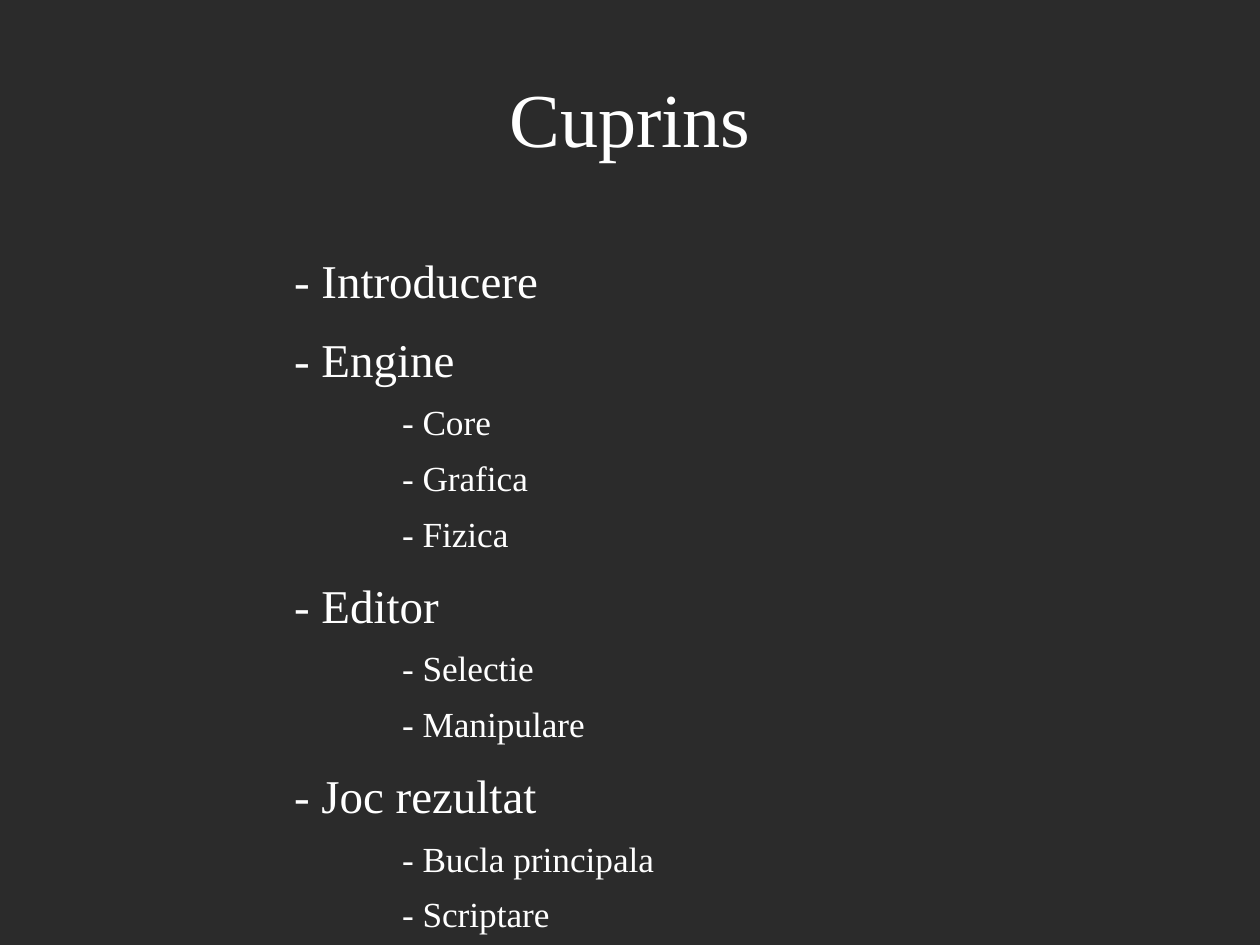
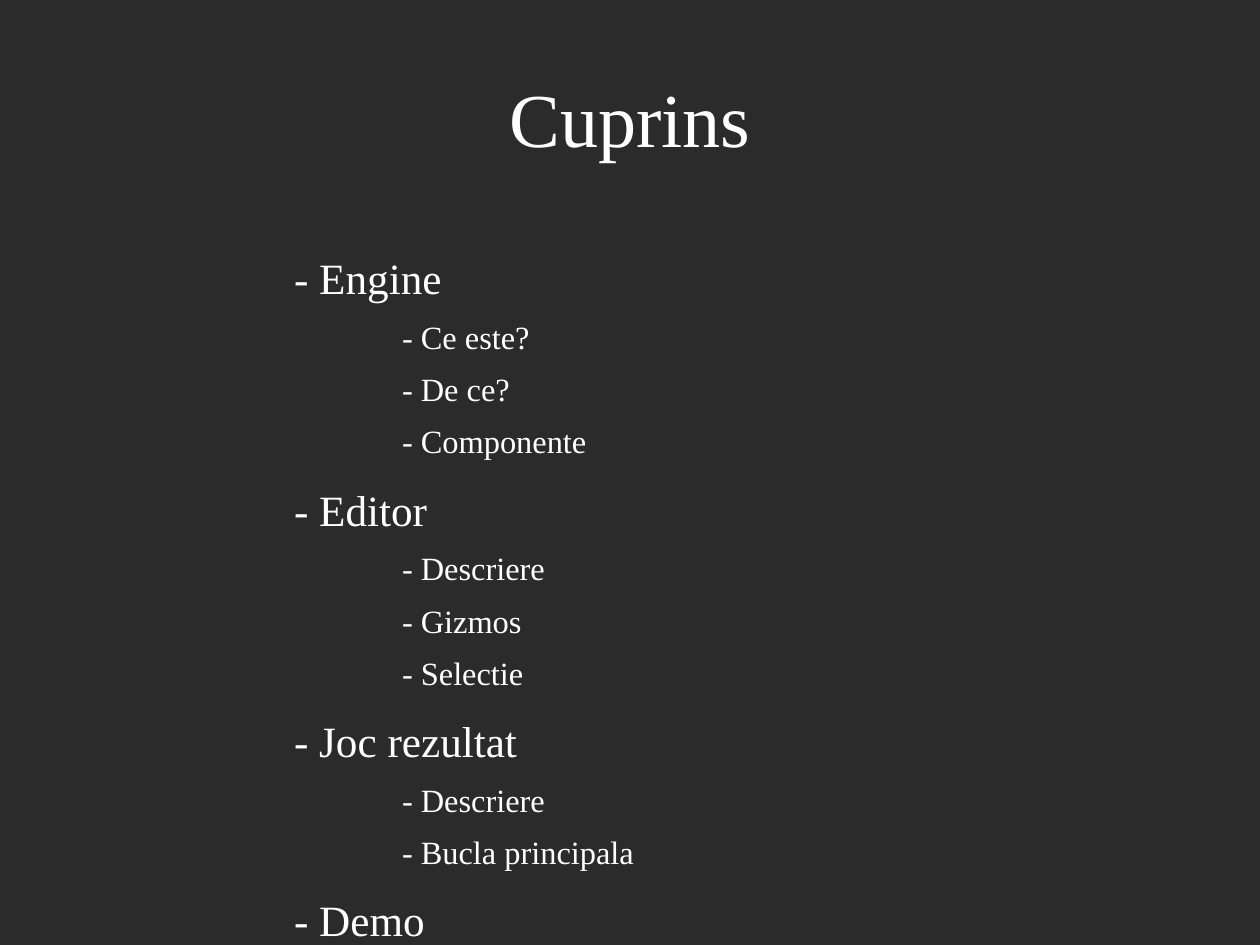
Before and after one commit to AlexandruScutaru/Licenta2019AlexandruOvidiuScutaru, a slide deck: slide 2 of GameEngine3D_prezentare.odp. Drawn at 1260x945 pixels with LibreOffice and Linux fonts; fonts in the diff are those of the drawing; background and template pictures are left out; a plain dark background stands for a picture behind light text. Boxes give left, top, right and bottom in pixels: in the first picture for what was removed or moved away, otherwise in the second. Text is boxed around its words. In the diff, an @@ line names an element or a change of style, - is before the commit and + after.

```diff
--- a/GameEngine3D_prezentare.odp
+++ b/GameEngine3D_prezentare.odp
@@ text at box(319, 265, 633, 871): size 29.6 to 27.2 pt in "- Engine", "- Editor", "- Joc rezultat", "- Concluzii"; size 22.2 to 20.4 pt in "- Selectie", "- Bucla principala" @@
@@ text at box(321, 265, 537, 299): paragraph removed @@
-- Introducere
@@ text at box(421, 327, 586, 460): text changed; size 22.2 to 20.4 pt @@
-    - Core
-    - Grafica
-    - Fizica
+    - Ce este?
+    - De ce?
+    - Componente
@@ text at box(421, 558, 545, 634): paragraphs added @@
+    - Descriere
+    - Gizmos
@@ text at box(423, 712, 585, 744): paragraph removed @@
-    - Manipulare
@@ text at box(421, 790, 545, 813): paragraph added @@
+    - Descriere
@@ text at box(319, 907, 425, 937): text changed; size 22.2 to 27.2 pt @@
-    - Scriptare
+- Demo
```
Also in this commit, not shown: 17 slides added, 13 slides removed.
